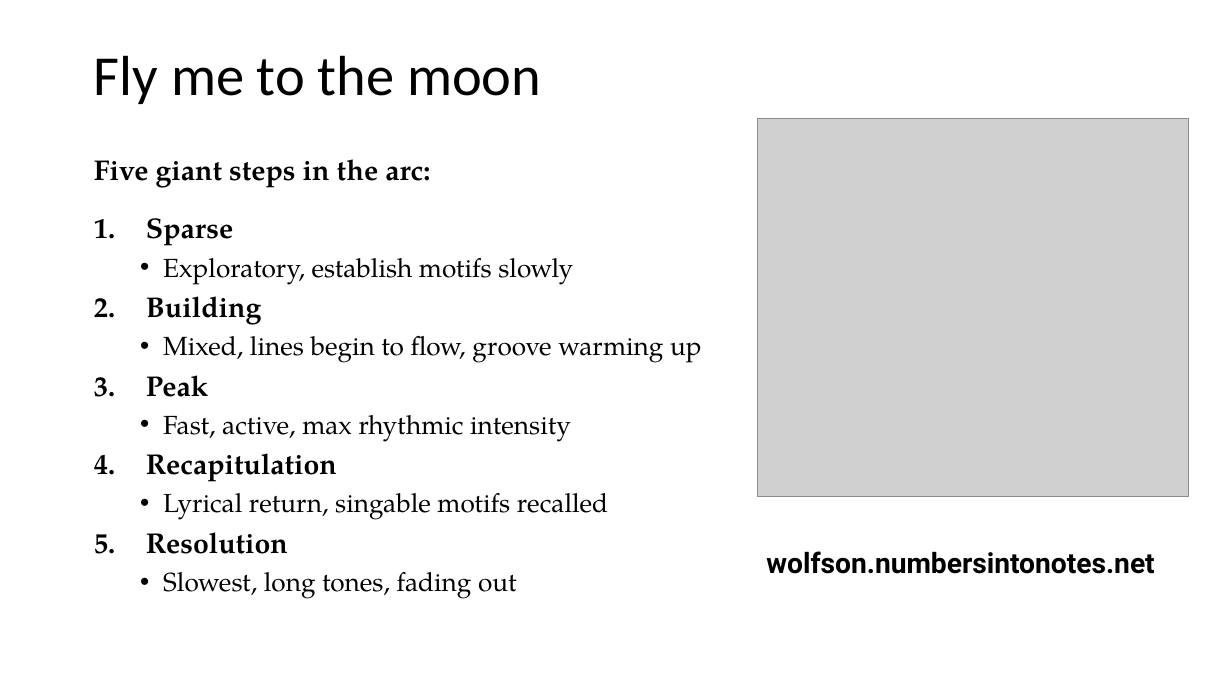
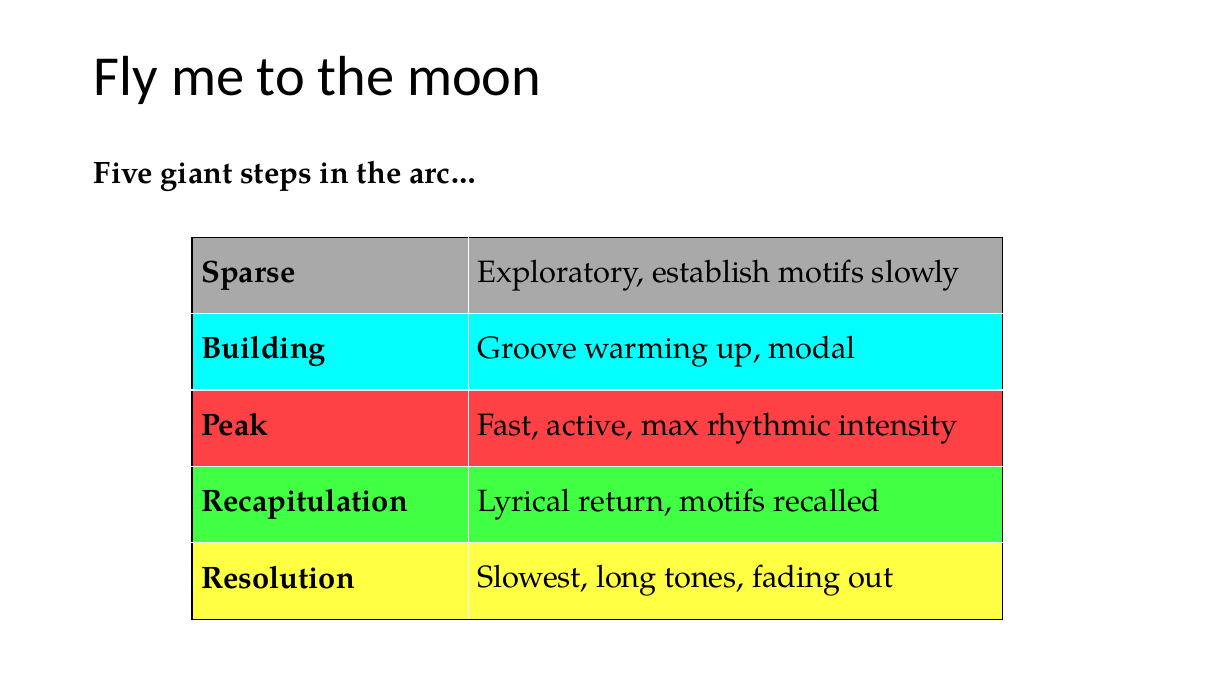
Before and after one commit to davidderoure/wolfson, a slide deck: slide 4 of docs/wolfson.pptx. Drawn at 1232x693 pixels with LibreOffice and Linux fonts; fonts in the diff are those of the drawing; grey boxes stand for pictures. Boxes give left, top, right and bottom in pixels: in the first picture for what was removed or moved away, otherwise in the second. Text is boxed around its words. In the diff, an @@ line names an element or a change of style, - is before the commit and + after.

```diff
--- a/docs/wolfson.pptx
+++ b/docs/wolfson.pptx
@@ picture removed at box(758, 118, 1189, 497) @@
@@ text at box(94, 161, 477, 192): text changed; size 20.4 to 24 pt; bold on @@
-Five giant steps in the arc:
-1. Sparse
-  • Exploratory, establish motifs slowly
-2. Building
-  • Mixed, lines begin to flow, groove warming up
-3. Peak
-  • Fast, active, max rhythmic intensity
-4. Recapitulation
-  • Lyrical return, singable motifs recalled
-5. Resolution
-  • Slowest, long tones, fading out
+Five giant steps in the arc…
@@ table added at box(192, 238, 1003, 619), 5 rows, 2 columns @@
+Sparse | Exploratory, establish motifs slowly
+Building | Groove warming up, modal
+Peak | Fast, active, max rhythmic intensity
+Recapitulation | Lyrical return, motifs recalled
+Resolution | Slowest, long tones, fading out
@@ text removed at box(766, 551, 1154, 574) @@
-wolfson.numbersintonotes.net
```
Also in this commit, not shown: 7 other slides changed, 1 other file.
